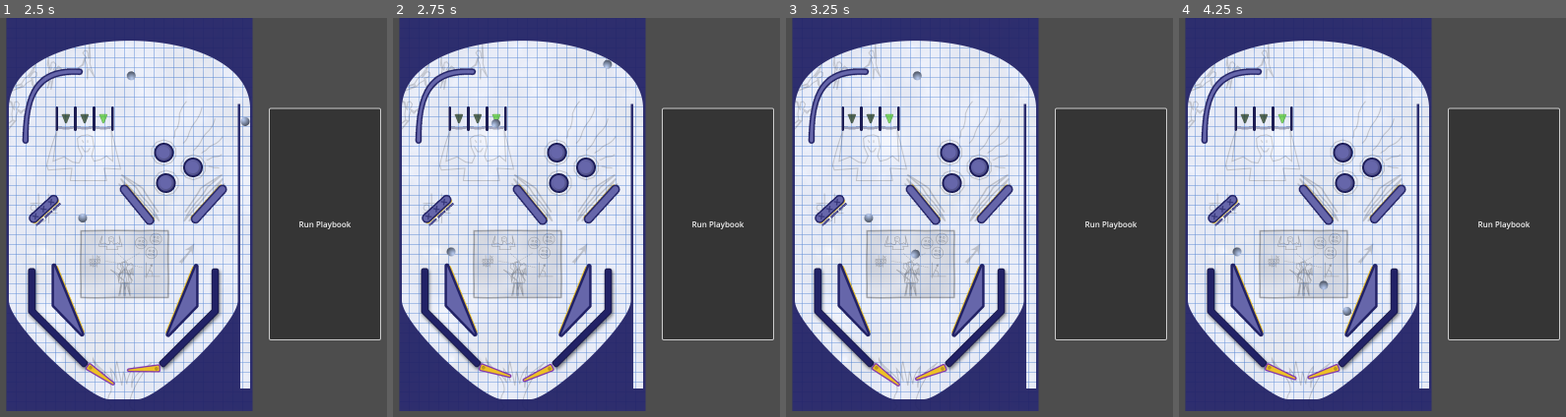
Above: before the commit, frames 1-4 (left to right).
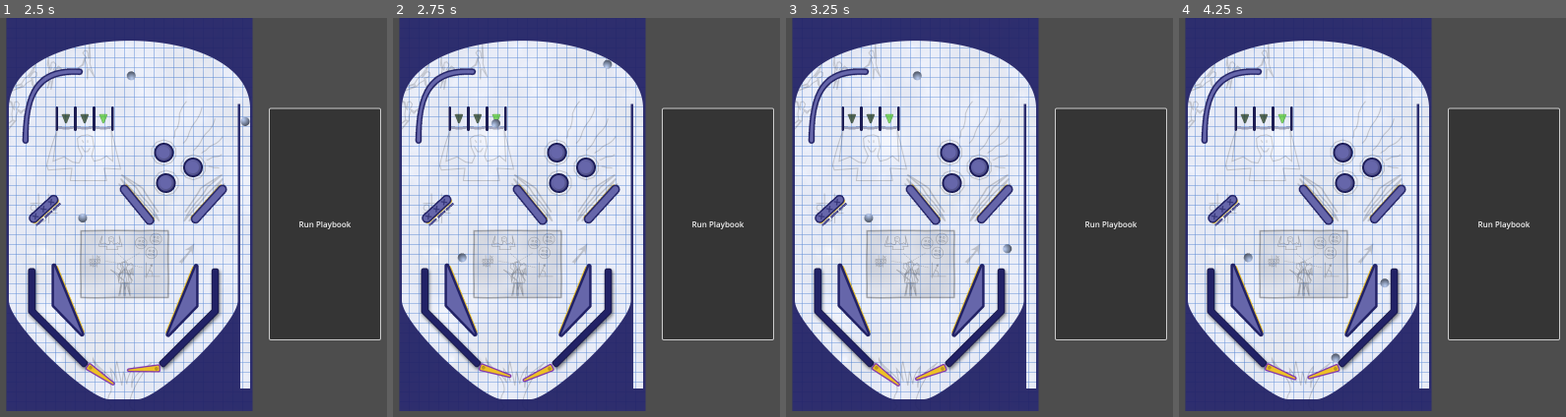
Above: after the commit, the same moments.

Repository: pincrediball/prototype-007
Game: Godot game, scene res://tutorial_machine.tscn
The game is run twice, just before and just after one commit, with the same random seed, the same clock (stepped at 60 frames per second) and the same inputs.
Inputs:
- Up to frame 1 (2.5 s): click "Run Playbook" at 0.5 s; click "Run Playbook" at 1.25 s; click "Run Playbook" at 2 s
- Up to frame 2 (2.75 s): no input
- Up to frame 3 (3.25 s): no input
- Up to frame 4 (4.25 s): no input

Frame 1 is identical in both runs. In frame 2, less than 0.1% of the frame differs, in the area x 13-20%, y 57-62%; in frame 3, less than 0.1%; in frame 4, 0.3%, in the area x 13-55%, y 57-87%.

Commit message:
Finish up Prototype 007 work for the day

Diff:
--- a/src/BumperPill.gd
+++ b/src/BumperPill.gd
@@ -3,6 +3,7 @@
 
 func on_ball_exit(ball: RigidBody2D):
 	if $SlingArea2D.overlaps_body(ball):
-		var direction = (ball.position - self.position).normalized()
-		var impulse = direction * 1000
+		var direction = $SlingArea2D/CollisionShape2D.global_rotation
+		var baseForce = Vector2(1, 0).rotated(direction)
+		var impulse = baseForce * 1000
 		ball.apply_impulse(impulse)
--- a/src/BumperTriangle.gd
+++ b/src/BumperTriangle.gd
@@ -2,6 +2,7 @@
 
 func on_ball_exit(ball: RigidBody2D):
 	if $SlingArea2D.overlaps_body(ball):
-		var direction = (ball.position - self.position).normalized()
-		var impulse = direction * 1000
+		var direction = $SlingArea2D/CollisionShape2D.global_rotation
+		var baseForce = Vector2(1, 0).rotated(direction)
+		var impulse = baseForce * 1000
 		ball.apply_impulse(impulse)
--- a/src/BumperTriangle.tscn
+++ b/src/BumperTriangle.tscn
@@ -5,7 +5,7 @@
 
 [sub_resource type="CapsuleShape2D" id="CapsuleShape2D_o5ngk"]
 radius = 3.0
-height = 148.929
+height = 145.227
 
 [node name="StaticBody2D" type="StaticBody2D"]
 script = ExtResource("1_tucy6")
@@ -14,7 +14,7 @@
 texture = ExtResource("1_jkfff")
 
 [node name="CollisionPolygon2D" type="CollisionPolygon2D" parent="."]
-polygon = PackedVector2Array(-29, -74, -34, -70, -34, 12, 26, 74, 31, 74, 34, 69, 34, 63, -20, -69, -24, -71, -26, -74)
+polygon = PackedVector2Array(-29, -74, -32, -73, -34, -70, -34, 12, 26, 74, 31, 74, 34, 69, 34, 63, -22, -67, -24, -71, -26, -73)
 
 [node name="SlingArea2D" type="Area2D" parent="."]
 
